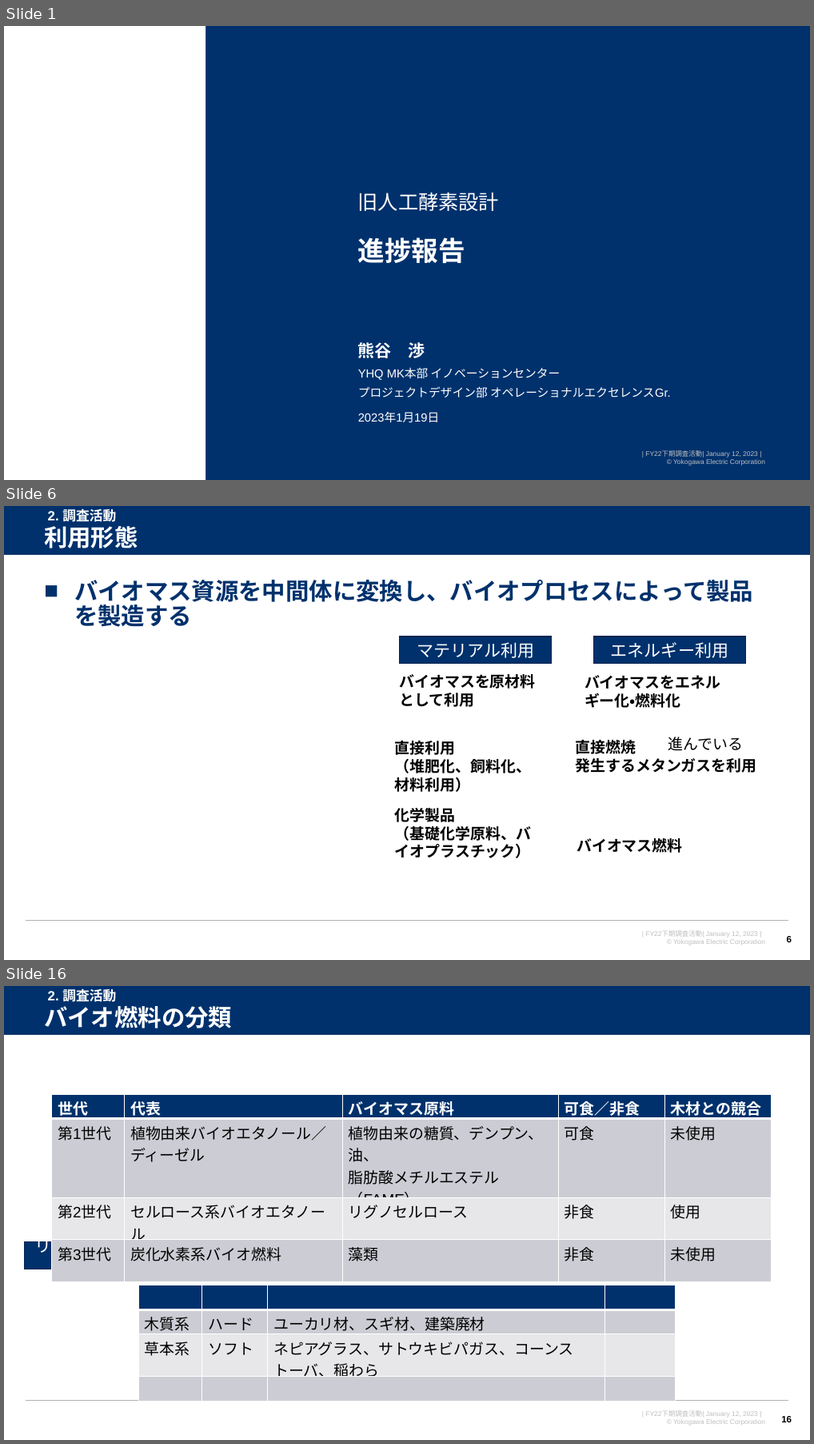
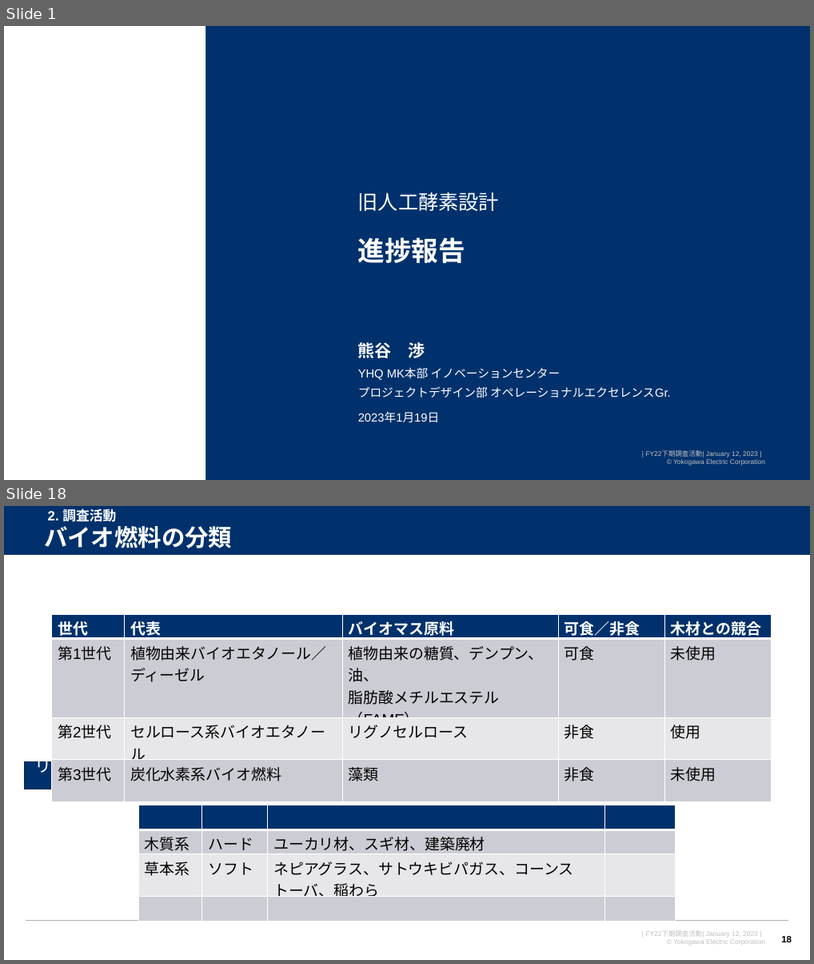
Before and after one commit to watarukumagai-git/denovo, a slide deck: survey_doc/230119_人工酵素設計_進捗報告_rev.0.pptx. Shown one above the other, each under a label of ours: slides 1, 6 and 16 before the commit, slides 1 and 18 after it; the slides between them are not shown. The pictures are 814x1444 and 814x964 pixels, drawn with LibreOffice and Linux fonts; fonts in the diff are those of the drawing; background and template pictures are left out. Boxes give left, top, right and bottom in pixels: in the first picture for what was removed or moved away, otherwise in the second. Text is boxed around its words. In the diff, an @@ line names an element or a change of style, - is before the commit and + after.

```diff
--- a/survey_doc/230119_人工酵素設計_進捗報告_rev.0.pptx
+++ b/survey_doc/230119_人工酵素設計_進捗報告_rev.0.pptx
@@ slide 6 removed at <box>4,506,810,960</box>, background #FFFFFF; not listed: 4 template elements that a slide beside it also shows @@
@@ text removed at <box>44,526,138,548</box> @@
-利用形態
@@ text removed at <box>48,507,116,524</box> @@
-2. 調査活動
@@ text removed at <box>74,580,754,627</box> @@
-■ バイオマス資源を中間体に変換し、バイオプロセスによって製品を製造する
@@ rectangle removed at <box>400,636,552,664</box> @@
-マテリアル利用
@@ rectangle removed at <box>594,636,746,664</box> @@
-エネルギー利用
@@ text removed at <box>400,674,536,707</box> @@
-バイオマスを原材料として利用
@@ text removed at <box>585,675,721,708</box> @@
-バイオマスをエネルギー化・燃料化
@@ text removed at <box>395,740,531,792</box> @@
-直接利用
-（堆肥化、飼料化、材料利用）
@@ text removed at <box>576,740,758,772</box> @@
-直接燃焼
-発生するメタンガスを利用
@@ text removed at <box>669,736,744,751</box> @@
-進んでいる
@@ text removed at <box>395,808,531,858</box> @@
-化学製品
-（基礎化学原料、バイオプラスチック）
@@ text removed at <box>577,838,682,852</box> @@
-バイオマス燃料
@@ page number removed at <box>787,936,792,942</box> @@
-6
@@ what was slide 16 is now slide 18 @@
```
Also in this commit, not shown: 9 slides changed, 5 slides added, 5 other slides removed.
